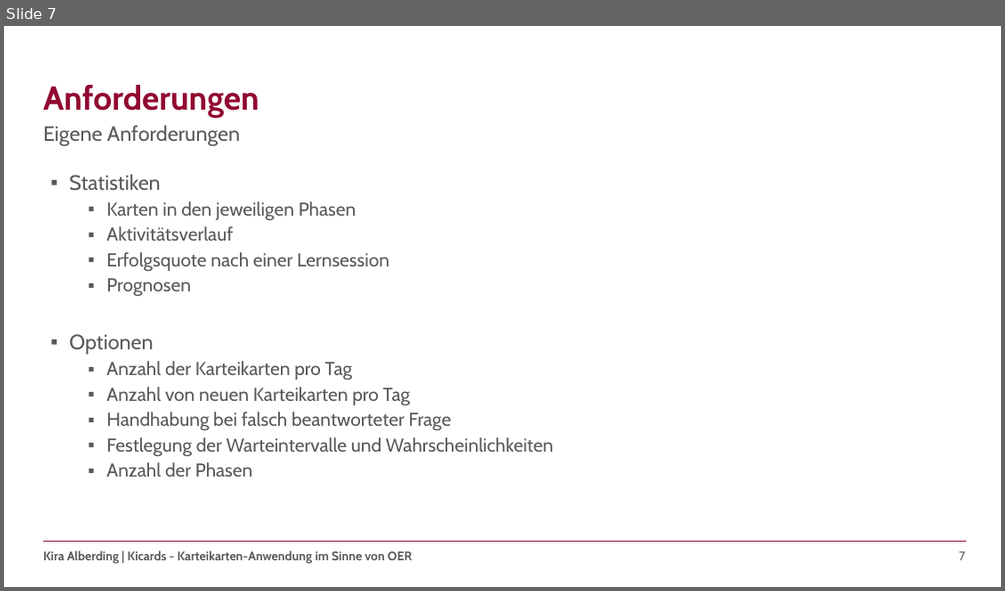
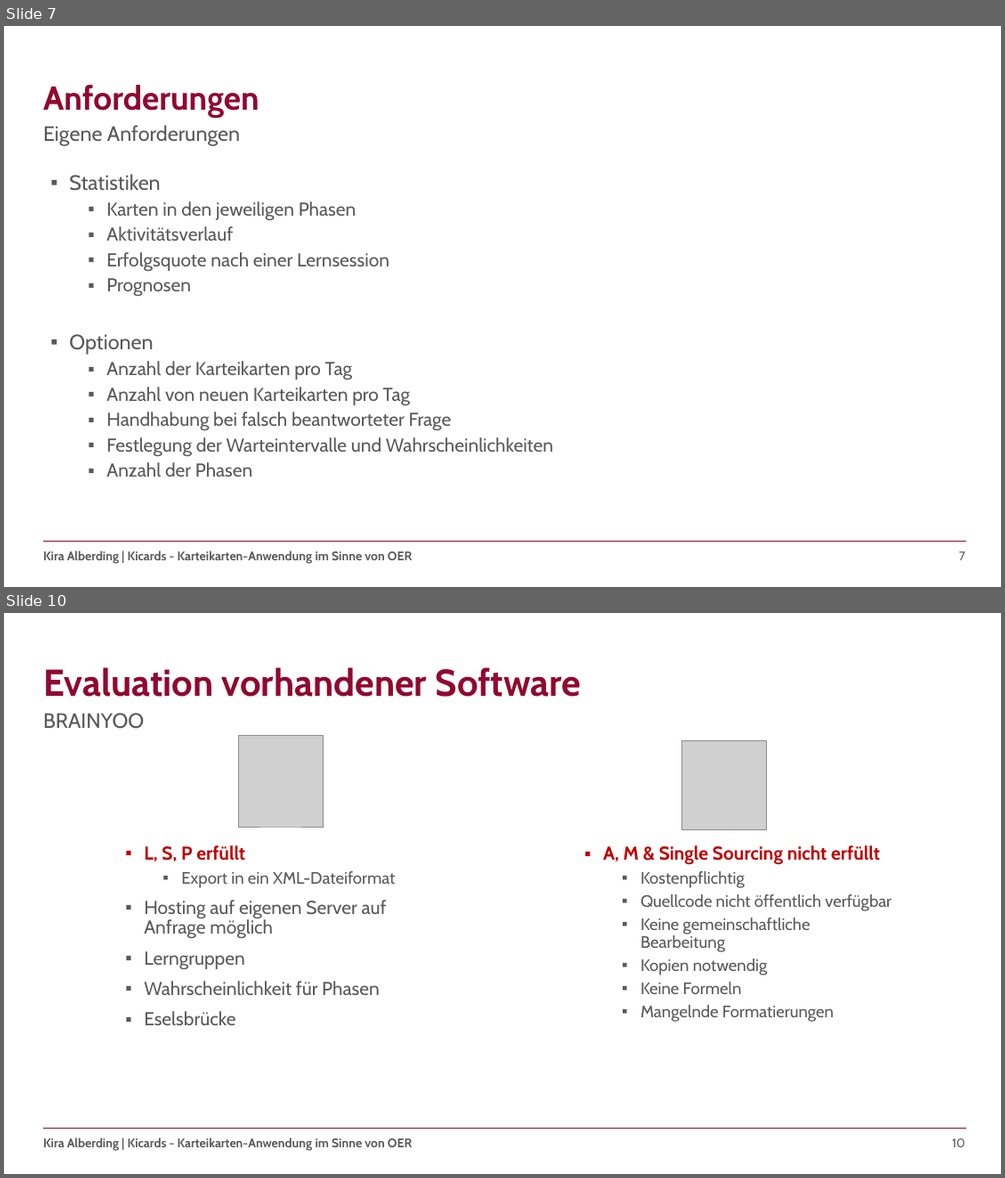
Before and after one commit to kalbe09/SeminararbeitOER, a slide deck: Seminararbeit - Präsentation.pptx. Shown one above the other, each under a label of ours: slide 7 before the commit, slides 7 and 10 after it; the slides between them are not shown. The pictures are 1005x591 and 1005x1178 pixels, drawn with LibreOffice and Linux fonts; fonts in the diff are those of the drawing; grey boxes stand for pictures; background and template pictures are left out. Boxes give left, top, right and bottom in pixels: in the first picture for what was removed or moved away, otherwise in the second. Text is boxed around its words. In the diff, an @@ line names an element or a change of style, - is before the commit and + after.

Commit message:
an Evaluation weitergearbeitet

```diff
--- a/Seminararbeit - Präsentation.pptx
+++ b/Seminararbeit - Präsentation.pptx
@@ slide 10 added at [4, 613, 1001, 1174], background #FFFFFF; not listed: 3 template elements that a slide beside it also shows @@
@@ title added at [43, 667, 581, 697], 36 pt, text #910830, bold @@
+Evaluation vorhandener Software
@@ text added at [43, 713, 144, 729], 20 pt, text #595959 @@
+BRAINYOO
@@ picture added at [238, 736, 323, 827] @@
@@ picture added at [682, 741, 767, 830] @@
@@ text added at [144, 845, 395, 1025], 18 pt, text #595959 @@
+▪ L, S, P erfüllt
+  ▪ Export in ein XML-Dateiformat
+▪ Hosting auf eigenen Server auf Anfrage möglich
+▪ Lerngruppen
+▪ Wahrscheinlichkeit für Phasen
+▪ Eselsbrücke
@@ text added at [603, 845, 891, 1022], 16 pt, text #595959 @@
+▪ A, M & Single Sourcing nicht erfüllt
+  ▪ Kostenpflichtig
+  ▪ Quellcode nicht öffentlich verfügbar
+  ▪ Keine gemeinschaftliche Bearbeitung
+  ▪ Kopien notwendig
+  ▪ Keine Formeln
+  ▪ Mangelnde Formatierungen
```
Also in this commit, not shown: 5 slides changed, 1 other slide added, 2 slides removed.
